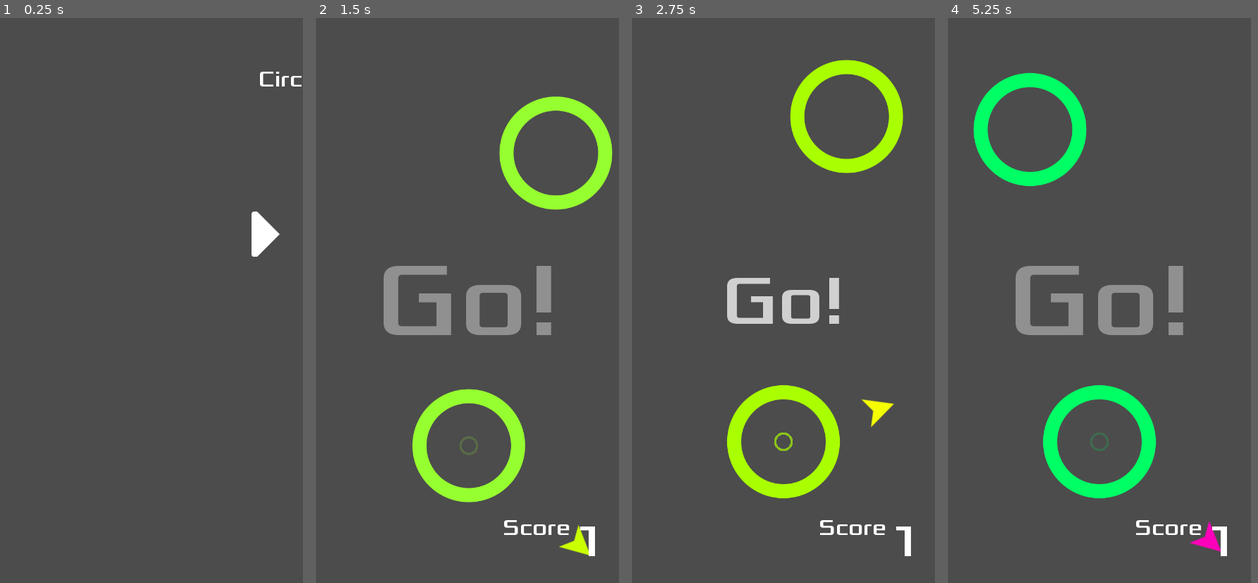
Above: before the commit, frames 1-4 (left to right).
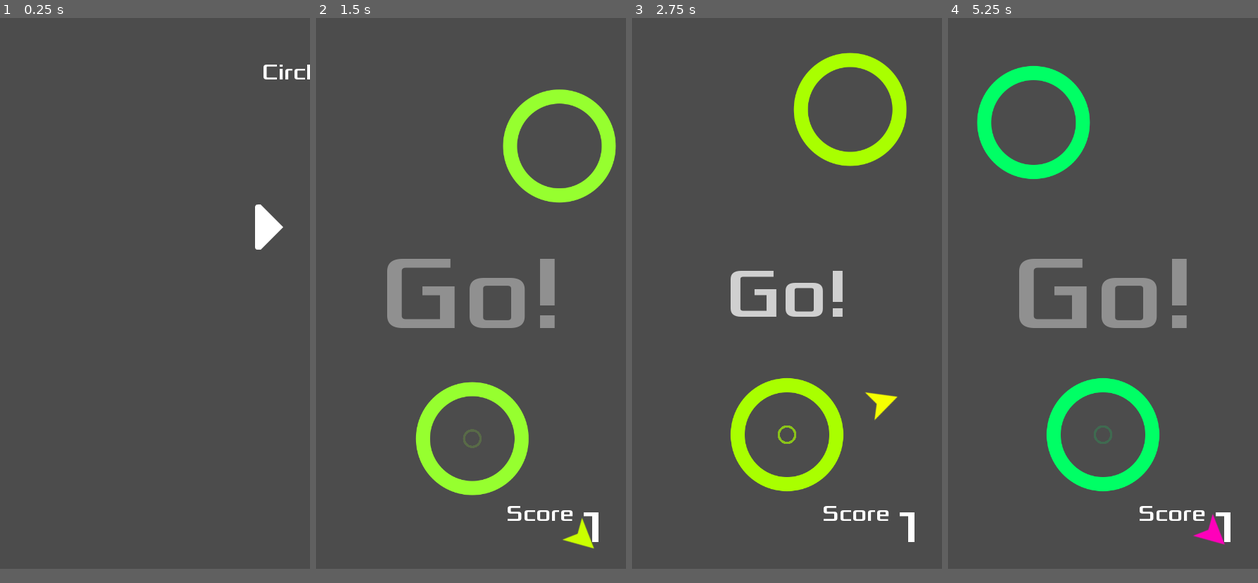
Above: after the commit, the same moments.

Repository: stewchan/circle-jump
Game: Godot game, scene res://objects/Main.tscn
Two runs of this game, one before a commit and one after it. Both use one fixed random seed, a clock stepped at 60 frames per second and the inputs below.
Inputs (mouse positions are in pixels of both pictures, inside the frame that each line leads up to; where the layout moved, square brackets give the same spot in the first picture):
- Up to frame 1 (0.25 s): no input
- Up to frame 2 (1.5 s): click (405, 232) at 0.5 s; move the mouse to (533, 272) at 1.27 s; click (533, 272) at 1.42 s
- Up to frame 3 (2.75 s): click (845, 232) [849, 232] at 2 s
- Up to frame 4 (5.25 s): move the mouse to (1037, 328) at 2.77 s; click (1037, 328) at 2.92 s; click (1044, 232) [1041, 232] at 3.5 s; click (1037, 232) at 4.25 s; move the mouse to (1130, 176) at 5.02 s; click (1130, 176) at 5.17 s
In our replay, the window is 430x800 before the commit and 440x780 after it. These sizes can differ from the game's own. Grey fills any space a smaller window leaves; there, only what the larger window draws over its background counts as a difference.

The runs differ from the first frame. In frame 1, 0.6% of the frame differs, in the area x 81-100%, y 8-43%; in frame 2, 7.7%, in the area x 21-97%, y 12-96%; in frame 3, 6.6%; in frame 4, 7.6%.

Commit message:
Export to html

Diff:
--- a/project.godot
+++ b/project.godot
@@ -20,8 +20,11 @@
 
 [display]
 
-window/size/width=430
-window/size/height=800
+window/size/width=440
+window/size/height=780
+window/handheld/orientation="portrait"
+window/stretch/mode="2d"
+window/stretch/aspect="keep"
 
 [gui]
 
Not shown, added: export_presets.cfg
